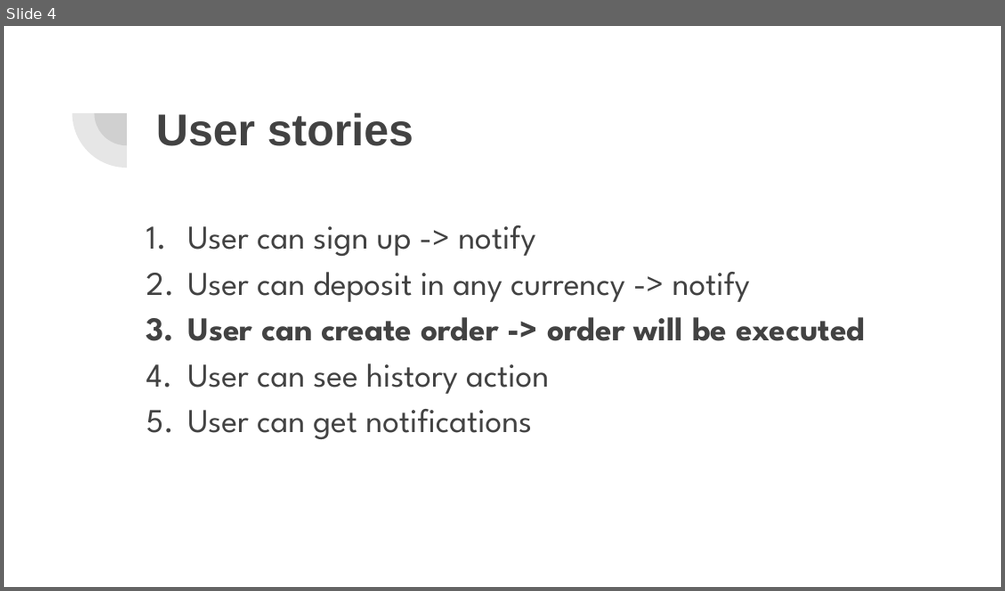
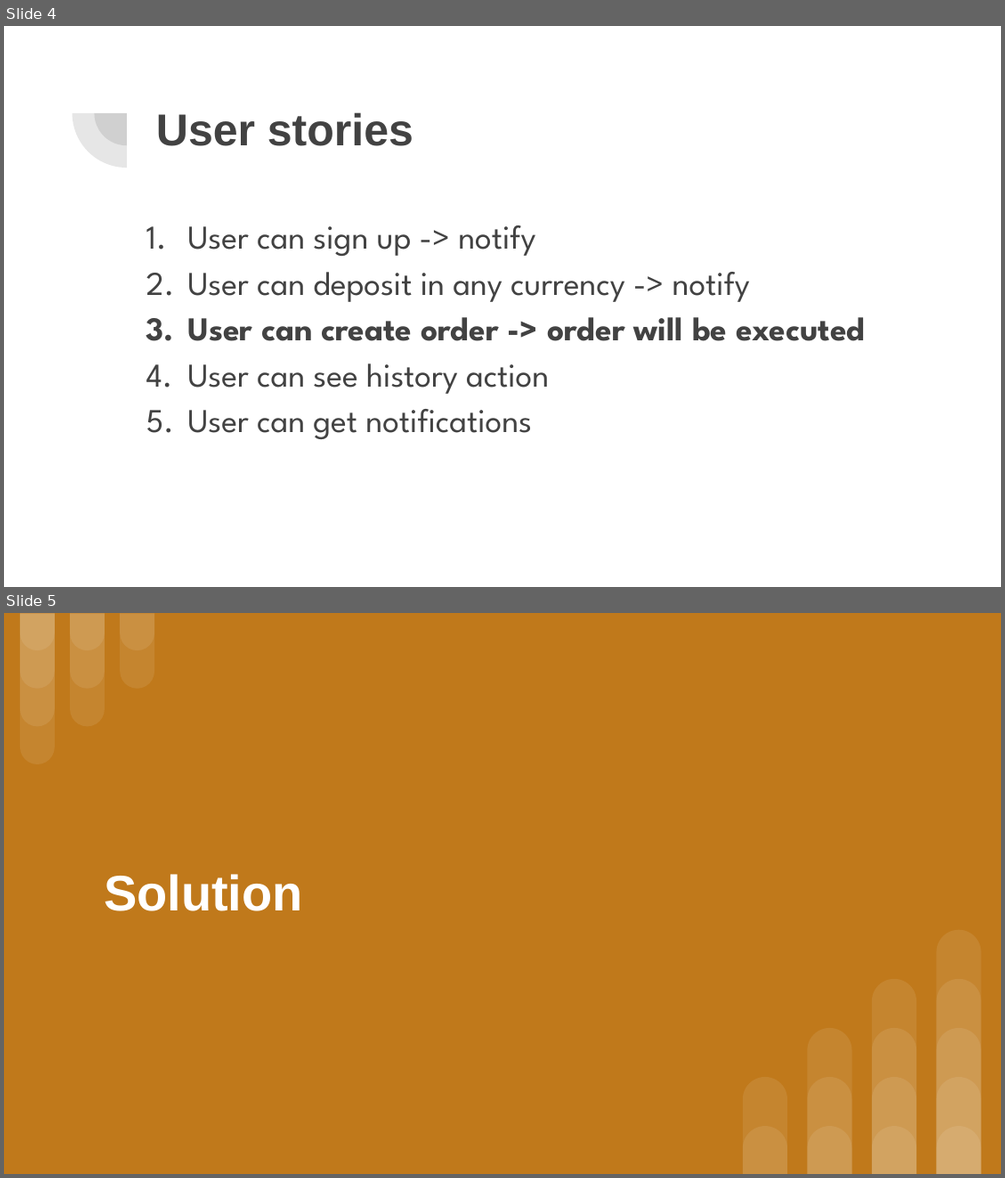
Before and after one commit to msergei/otus_software_architect, a slide deck: project/Cryptocurrency exchange.pptx. Shown one above the other, each under a label of ours: slide 4 before the commit, slides 4 and 5 after it. The pictures are 1005x591 and 1005x1178 pixels, drawn with LibreOffice and Linux fonts; fonts in the diff are those of the drawing. Boxes give left, top, right and bottom in pixels: in the first picture for what was removed or moved away, otherwise in the second. Text is boxed around its words. In the diff, an @@ line names an element or a change of style, - is before the commit and + after.

```diff
--- a/project/Cryptocurrency exchange.pptx
+++ b/project/Cryptocurrency exchange.pptx
@@ slide 5 added at bbox=[4, 613, 1001, 1174], background #C0791B @@
@@ group added at bbox=[20, 613, 154, 763]: 9 round same rects @@
@@ title added at bbox=[104, 874, 303, 911], 36 pt, text #FFFFFF, bold @@
+Solution
@@ group added at bbox=[743, 930, 981, 1174]: 14 round same rects @@
```
Also in this commit, not shown: 2 slides changed, 7 other slides added, 9 other files.
